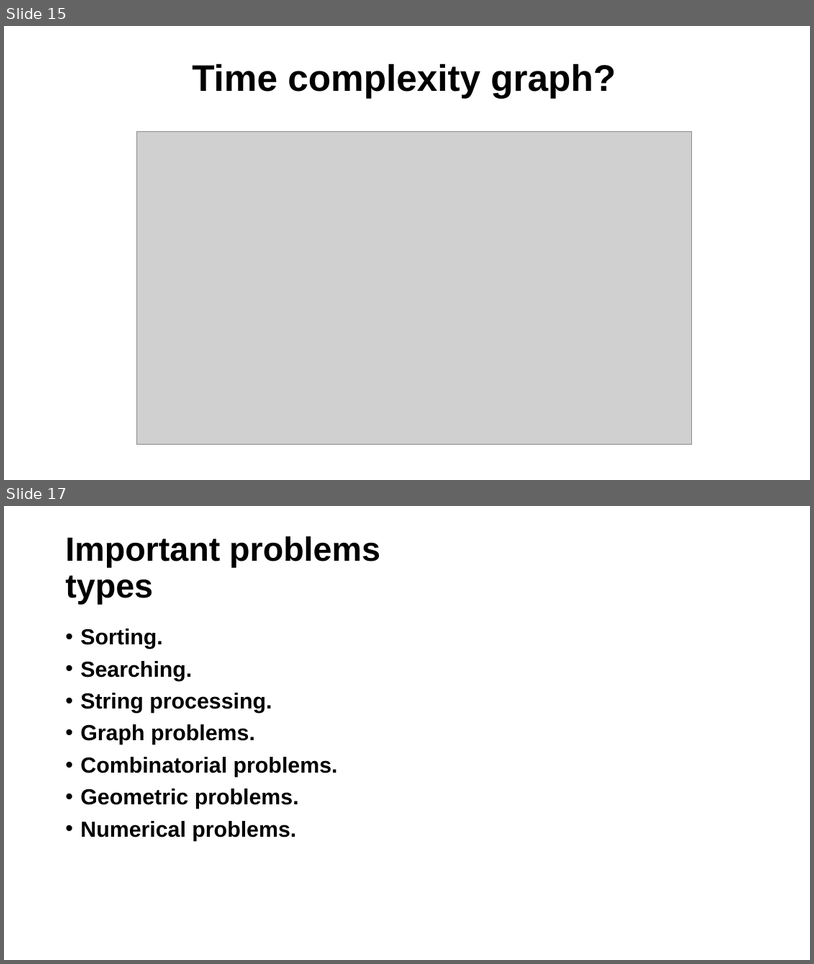
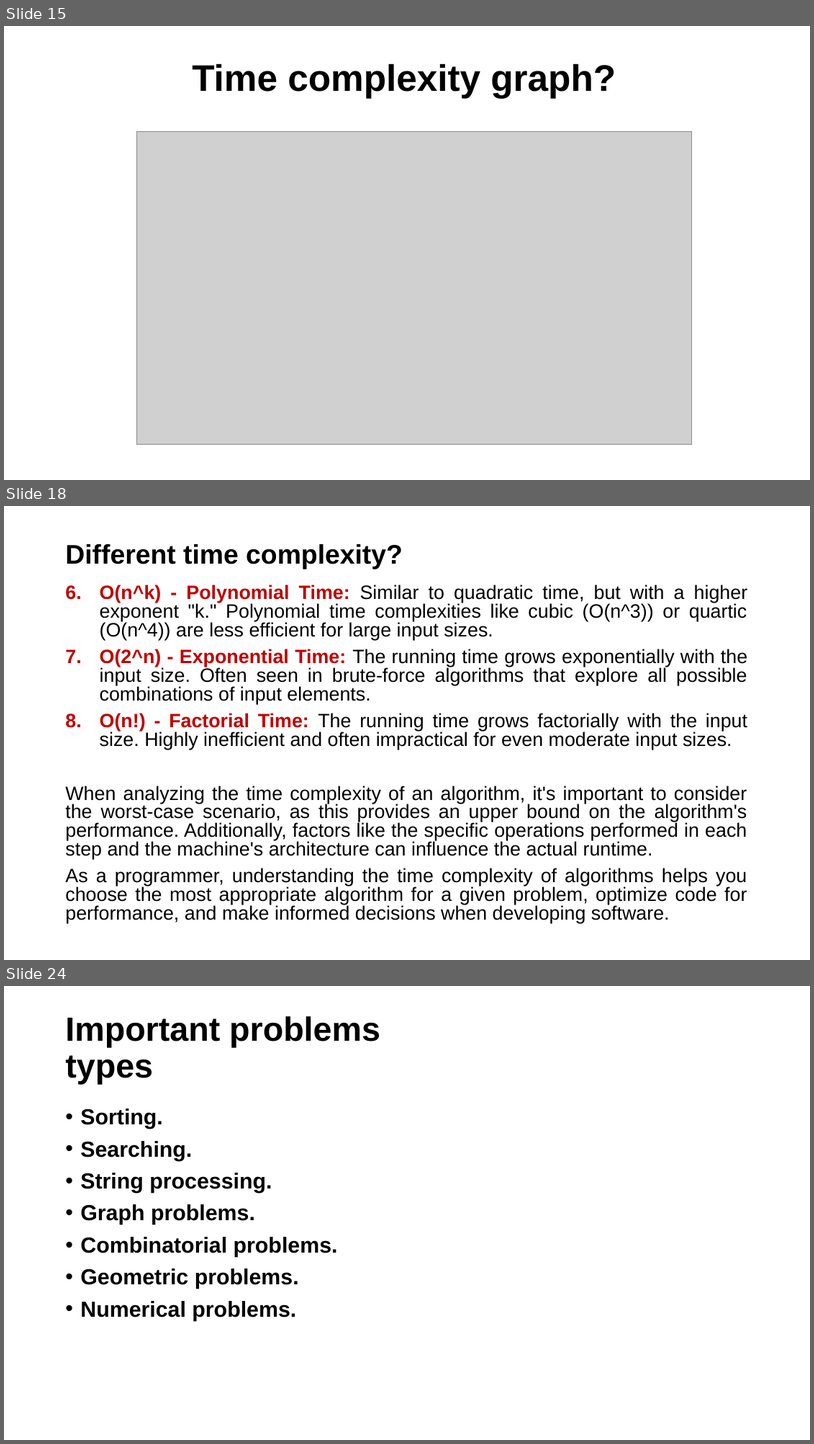
Before and after one commit to alaminbhuyan/DSA-In-Python, a slide deck: Design & Analysis Of Algorithm PDF/DAA.pptx. Shown one above the other, each under a label of ours: slides 15 and 17 before the commit, slides 15, 18 and 24 after it; the slides between them are not shown. The pictures are 814x964 and 814x1444 pixels, drawn with LibreOffice and Linux fonts; fonts in the diff are those of the drawing; grey boxes stand for pictures. Boxes give left, top, right and bottom in pixels: in the first picture for what was removed or moved away, otherwise in the second. Text is boxed around its words. In the diff, an @@ line names an element or a change of style, - is before the commit and + after.

```diff
--- a/Design & Analysis Of Algorithm PDF/DAA.pptx
+++ b/Design & Analysis Of Algorithm PDF/DAA.pptx
@@ slide 18 added at (4, 506, 810, 960), background #FFFFFF @@
@@ title added at (65, 544, 403, 569), 32 pt, text #000000, bold @@
+Different time complexity?
@@ text added at (65, 584, 748, 923), 23 pt, text #000000 @@
+6. O(n^k) - Polynomial Time: Similar to quadratic time, but with a higher exponent "k." Polynomial time complexities like cubic (O(n^3)) or quartic (O(n^4)) are less efficient for large input sizes.
+7. O(2^n) - Exponential Time: The running time grows exponentially with the input size. Often seen in brute-force algorithms that explore all possible combinations of input elements.
+8. O(n!) - Factorial Time: The running time grows factorially with the input size. Highly inefficient and often impractical for even moderate input sizes.
+When analyzing the time complexity of an algorithm, it's important to consider the worst-case scenario, as this provides an upper bound on the algorithm's performance. Additionally, factors like the specific operations performed in each step and the machine's architecture can influence the actual runtime.
+As a programmer, understanding the time complexity of algorithms helps you choose the most appropriate algorithm for a given problem, optimize code for performance, and make informed decisions when developing software.
@@ what was slide 17 is now slide 24 @@
```
Also in this commit, not shown: 1 slide changed, 7 other slides added, 1 other file.
